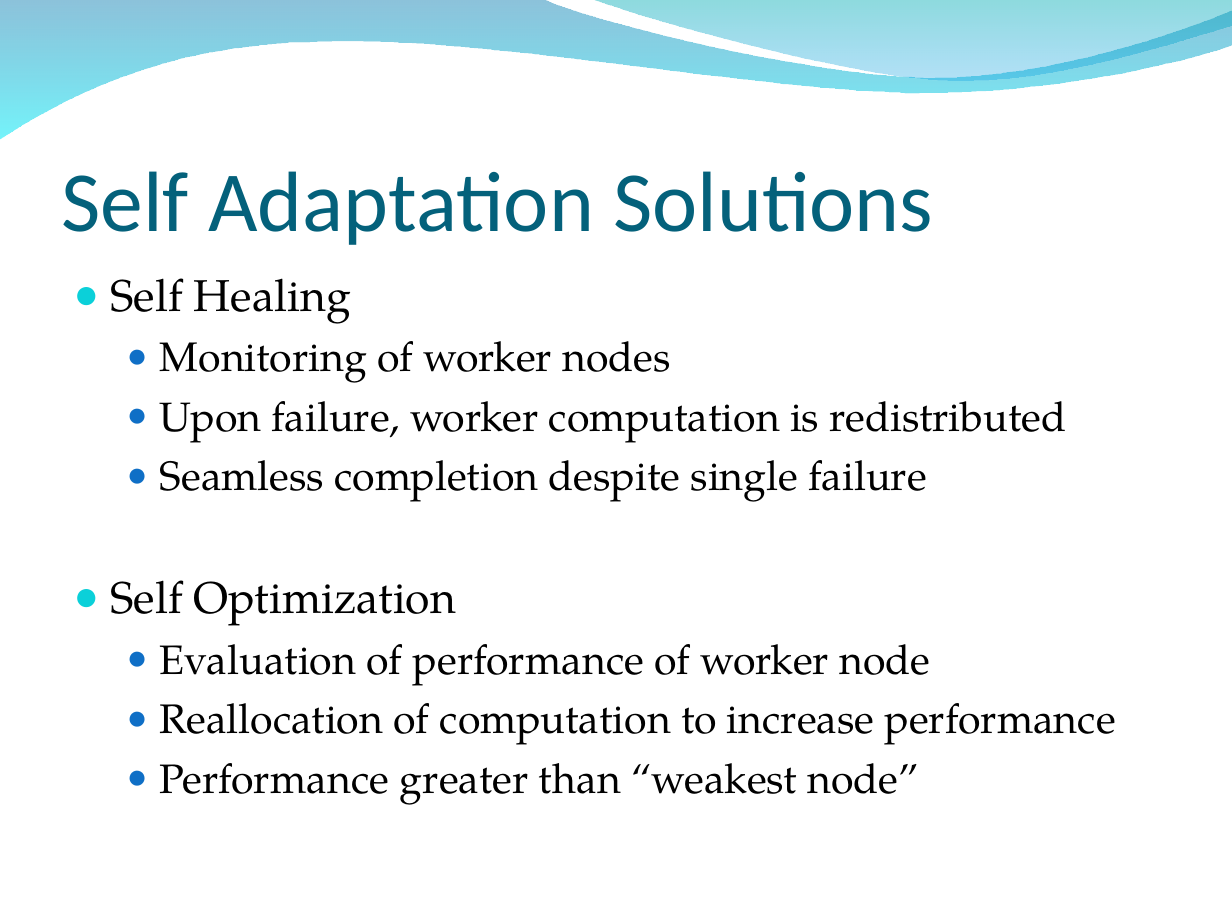
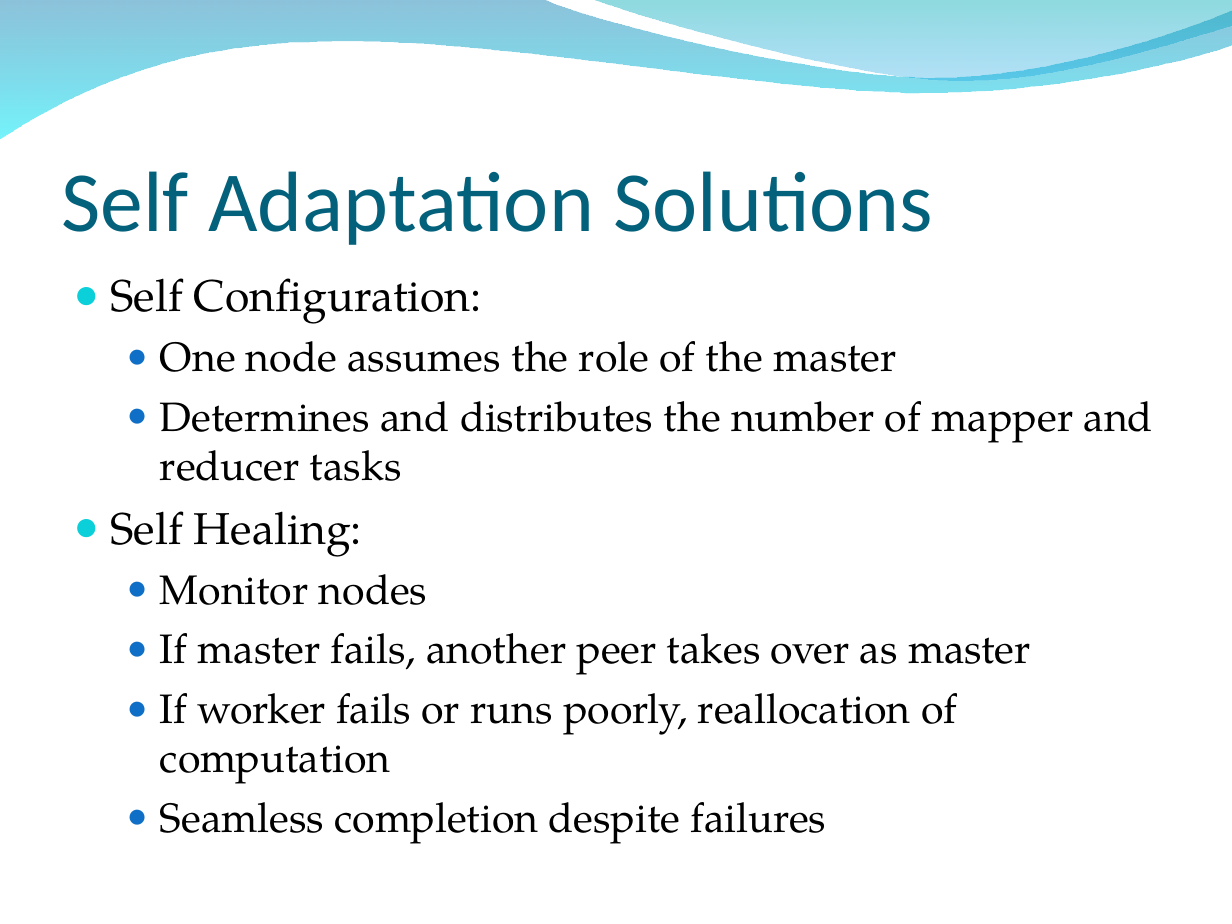
Before and after one commit to osecki/cs647, a slide deck: slide 5 of Documentation/Presentation.ppt. Drawn at 1232x924 pixels with LibreOffice and Linux fonts; fonts in the diff are those of the drawing; background and template pictures are left out. Boxes give left, top, right and bottom in pixels: in the first picture for what was removed or moved away, otherwise in the second. Text is boxed around its words. In the diff, an @@ line names an element or a change of style, - is before the commit and + after.

```diff
--- a/Documentation/Presentation.ppt
+++ b/Documentation/Presentation.ppt
@@ text at <box>110,278,1153,844</box>: text changed @@
-● Self Healing
-  ● Monitoring of worker nodes
-  ● Upon failure, worker computation is redistributed
-  ● Seamless completion despite single failure
-● Self Optimization
-  ● Evaluation of performance of worker node
-  ● Reallocation of computation to increase performance
-  ● Performance greater than “weakest node”
+● Self Configuration:
+  ● One node assumes the role of the master
+  ● Determines and distributes the number of mapper and reducer tasks
+● Self Healing:
+  ● Monitor nodes
+  ● If master fails, another peer takes over as master
+  ● If worker fails or runs poorly, reallocation of computation
+  ● Seamless completion despite failures
```
Also in this commit, not shown: 5 other slides changed, 2 other files.
